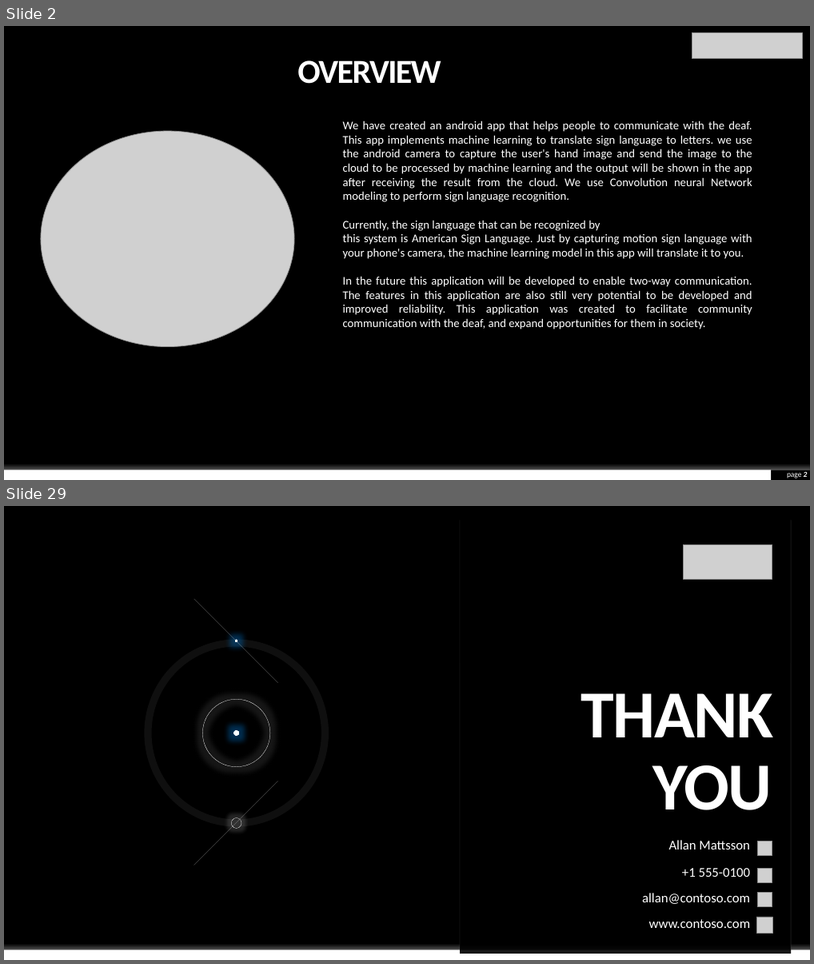
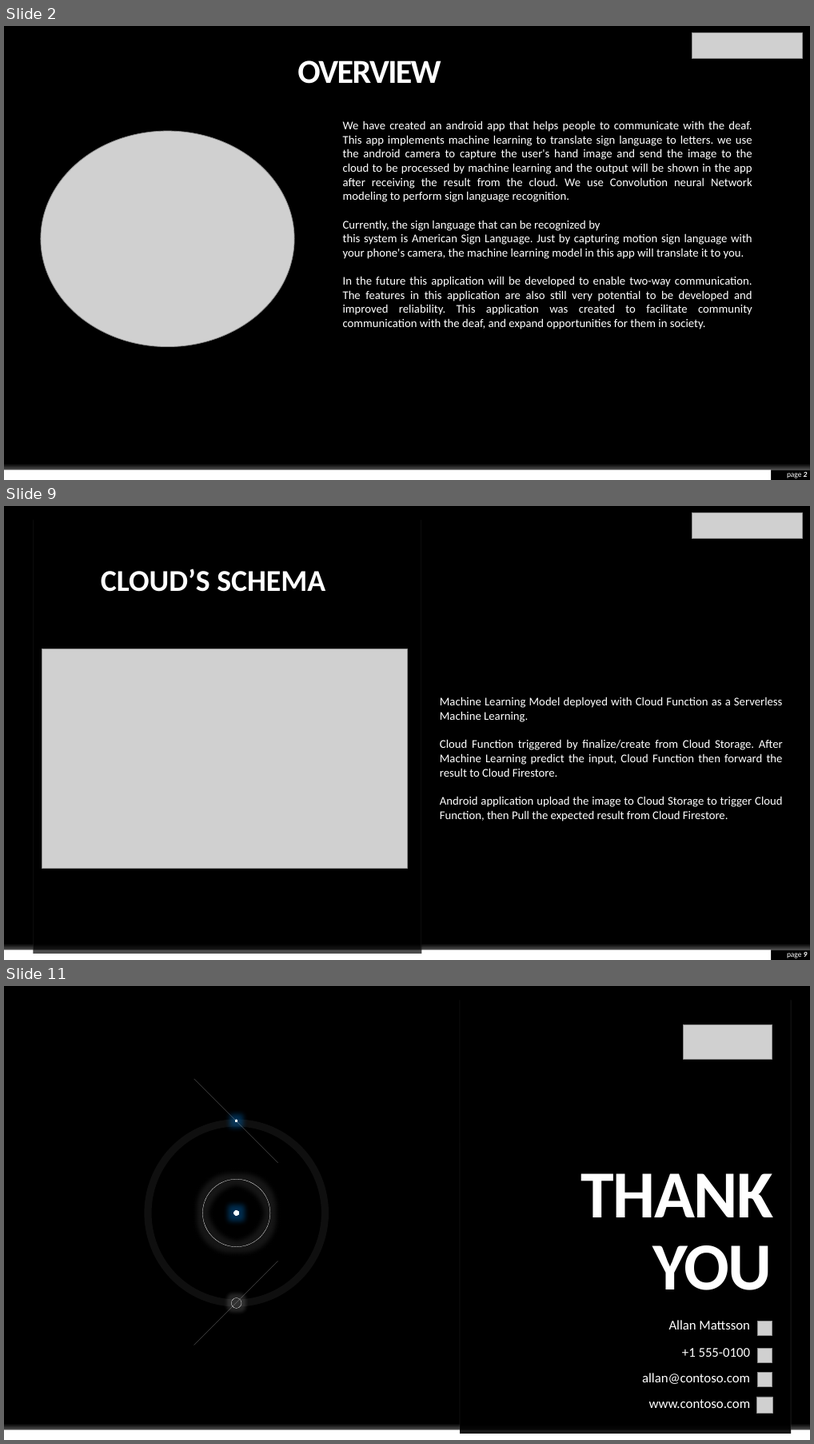
Before and after one commit to envyst/sign-language-application, a slide deck: laporan/Sign Language App Project Presentation.pptx. Shown one above the other, each under a label of ours: slides 2 and 29 before the commit, slides 2, 9 and 11 after it; the slides between them are not shown. The pictures are 814x964 and 814x1444 pixels, drawn with LibreOffice and Linux fonts; fonts in the diff are those of the drawing; grey boxes stand for pictures; background and template pictures are left out. Boxes give left, top, right and bottom in pixels: in the first picture for what was removed or moved away, otherwise in the second. Text is boxed around its words. In the diff, an @@ line names an element or a change of style, - is before the commit and + after.

```diff
--- a/laporan/Sign Language App Project Presentation.pptx
+++ b/laporan/Sign Language App Project Presentation.pptx
@@ slide 9 added at [4, 506, 810, 960], background #000000; not listed: 2 template elements that a slide beside it also shows @@
@@ line added from (33, 520) to (33, 949), #F2F2F2 0.25 pt @@
@@ line added from (422, 520) to (422, 949), #F2F2F2 0.25 pt @@
@@ picture added at [693, 512, 802, 539] @@
@@ rectangle added at [702, 517, 801, 557], fill #000000 @@
@@ text added at [101, 568, 326, 592], 36 pt, text #FFFFFF, bold @@
+CLOUD’S SCHEMA
@@ picture added at [42, 649, 407, 868] @@
@@ text added at [440, 696, 783, 821], 14 pt, text #FFFFFF @@
+Machine Learning Model deployed with Cloud Function as a Serverless Machine Learning.
+Cloud Function triggered by finalize/create from Cloud Storage. After Machine Learning predict the input, Cloud Function then forward the result to Cloud Firestore.
+Android application upload the image to Cloud Storage to trigger Cloud Function, then Pull the expected result from Cloud Firestore.
@@ rectangle added at [33, 764, 422, 953], fill #000000 at 70% opacity @@
@@ page number added at [787, 952, 808, 958], 9 pt, text #FFFFFF @@
+page 9
@@ what was slide 29 is now slide 11 @@
```
Also in this commit, not shown: 3 slides changed, 3 other slides added, 23 slides removed.
